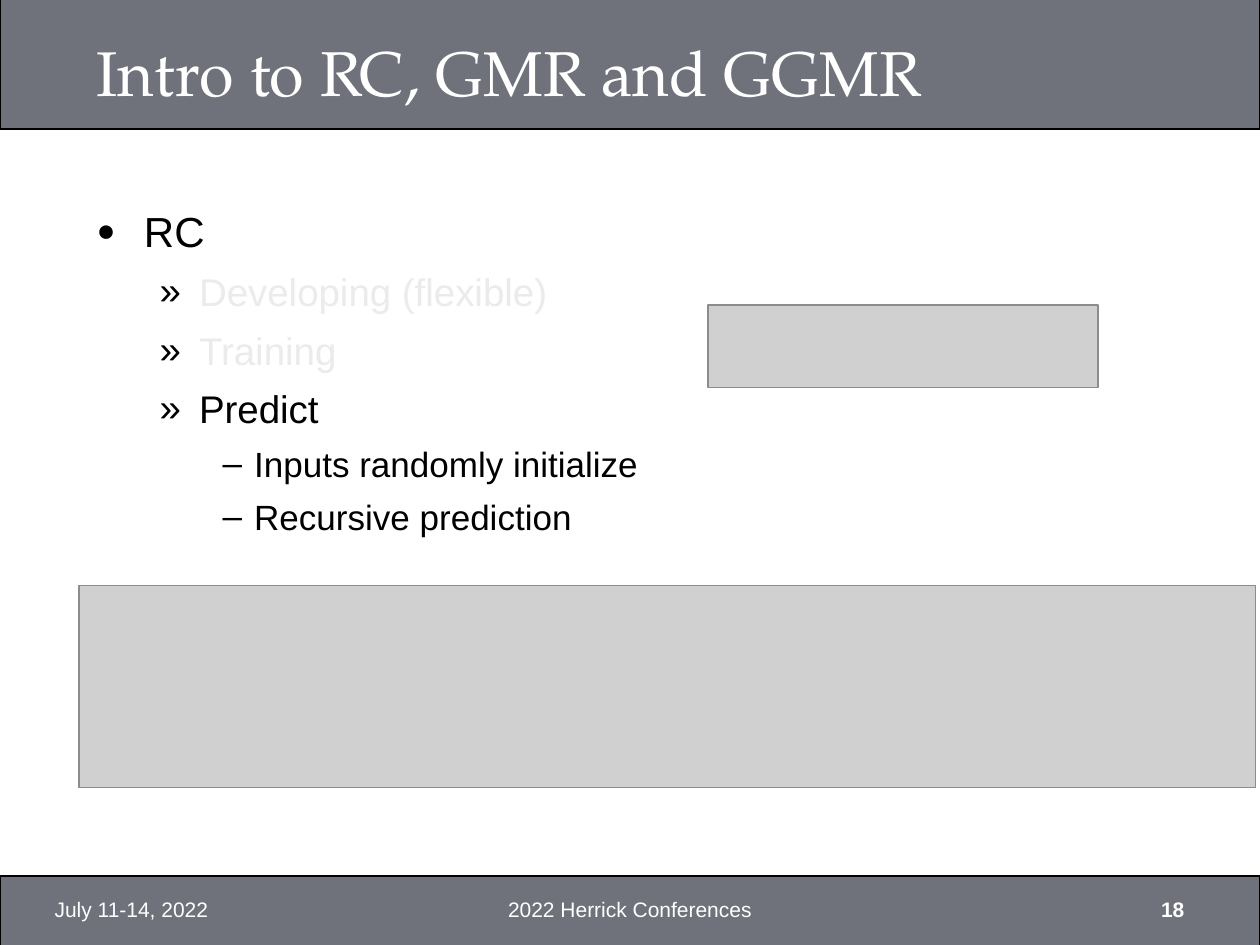
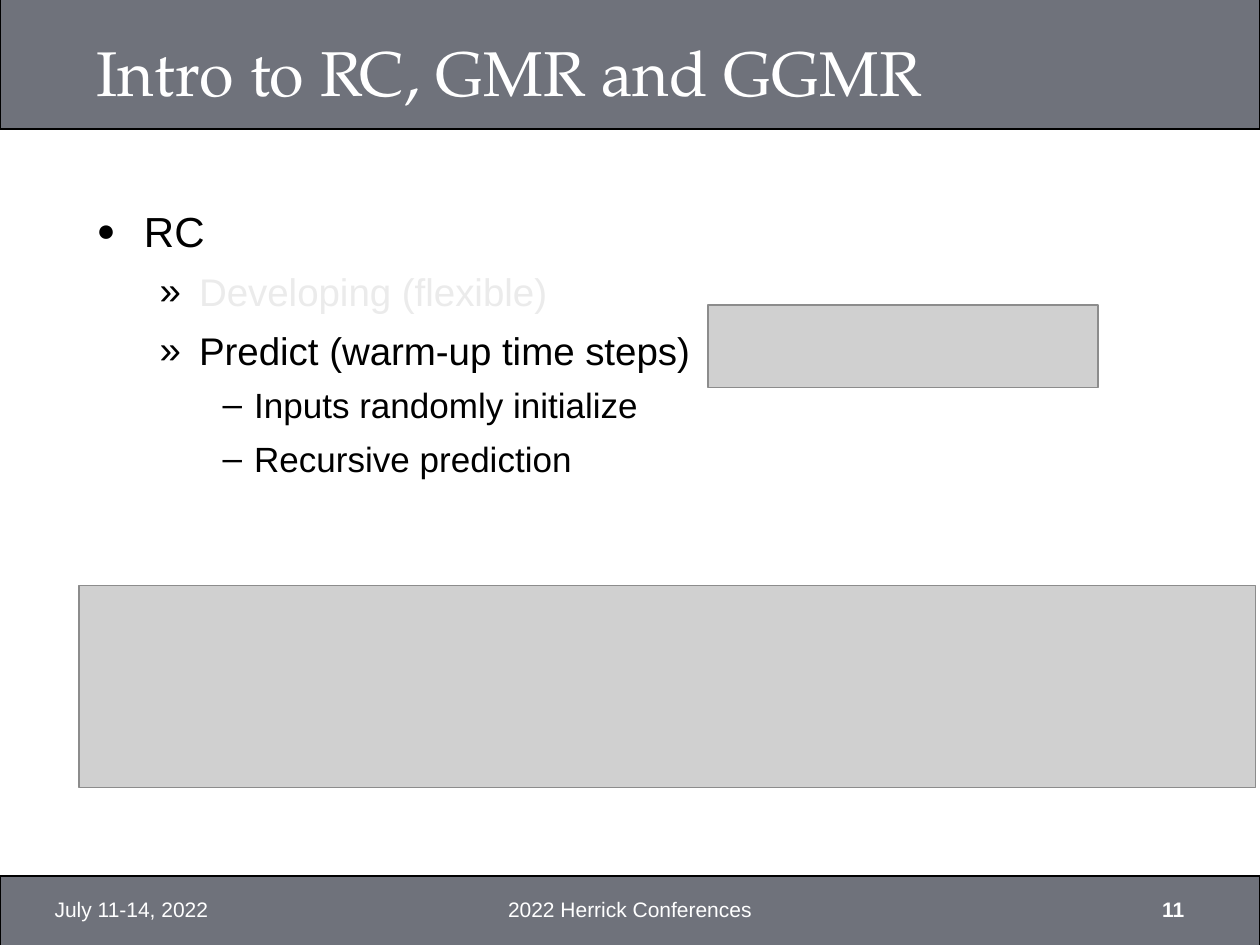
Before and after one commit to xixihaha1995/Hybrid_RC_GGMR, a slide deck: slide 11 of Final/TODO_Recordings.pptx (slide 18 before the commit). Drawn at 1260x945 pixels with LibreOffice and Linux fonts; fonts in the diff are those of the drawing; grey boxes stand for pictures; background and template pictures are left out. Boxes give left, top, right and bottom in pixels: in the first picture for what was removed or moved away, otherwise in the second. Text is boxed around its words. In the diff, an @@ line names an element or a change of style, - is before the commit and + after.

Commit message:
time for new abstract

```diff
--- a/Final/TODO_Recordings.pptx
+++ b/Final/TODO_Recordings.pptx
@@ text at bbox=[199, 337, 690, 372]: text changed; text colour #EBEBEB to #000000 @@
-  » Training
-  » Predict
+  » Predict (warm-up time steps)
@@ page number at bbox=[1162, 902, 1184, 917]: text changed @@
-18
+11
```
Also in this commit, not shown: 19 other slides changed, 17 slides removed, 2 other files.
